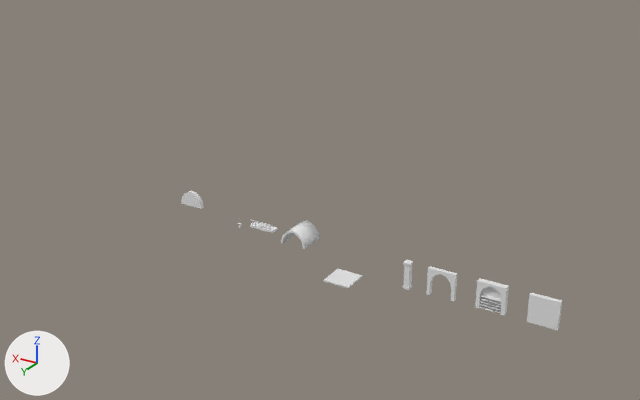
An edit to the Blender file art_src/kit/kit_walls.blend, drawn before and after from the same camera.
Camera for both pictures: a 50 mm camera at (-23.9, 98.1, 59.0) aimed at (45.3, -17.3, 1.4). The axes (+X, +Y, +Z) are drawn at lower left. The lights are the same throughout. The first picture is the older version. Objects named as collision shapes, trigger or cutter boxes, shadow casters or lower levels of detail are left out.

Before the edit, the objects in view are built like this:
```python
me_post_pier__body_col = bpy.data.meshes.new('post_pier__body-col')
me_post_pier__body_col.from_pydata(...)  # a box spanning x -0.48..0.48, y -0.48..0.48, z 0.0..0.3; a box spanning x -0.4..0.4, y -0.4..0.4, z 0.3..3.7; a box spanning x -0.5..0.5, y -0.5..0.5, z 3.7..4.0
me_post_pier__body_col.materials.append(mat_arch_stone)  # white #e7e7e7
me_vault_bay_4m__body_col = bpy.data.meshes.new('vault_bay_4m__body-col')
me_vault_bay_4m__body_col.from_pydata(...)  # 84 vertices, 82 faces; spans x 0.0..4.0, y 0.0..4.0, z 4.0..6.37
me_vault_bay_4m__body_col.materials.append(mat_vault_plaster)  # white #e7e7e7
me_wall_shelfbay_4m__body_col_001 = bpy.data.meshes.new('wall_shelfbay_4m__body-col.001')
me_wall_shelfbay_4m__body_col_001.from_pydata(...)  # 50 vertices, 29 faces; spans x 0.0..4.0, y -0.55..0.3, z 0.0..4.0
# faces by material slot: [6, 4, 19]
me_wall_shelfbay_4m__body_col_001.materials.append(mat_brick)  # white #e7e7e7
me_wall_shelfbay_4m__body_col_001.materials.append(mat_tile)  # white #e7e7e7
me_wall_shelfbay_4m__body_col_001.materials.append(mat_wood)  # white #e7e7e7
ob_post_pier__body_col = bpy.data.objects.new('post_pier__body-col', me_post_pier__body_col)
ob_post_pier__body_col.parent = ob_m_post_pier
ob_post_pier__body_col.location = (0.0, 0.0, 0.0)
ob_vault_bay_4m__body_col = bpy.data.objects.new('vault_bay_4m__body-col', me_vault_bay_4m__body_col)
ob_vault_bay_4m__body_col.parent = ob_m_vault_bay_4m
ob_vault_bay_4m__body_col.location = (0.0, 0.0, 0.0)
ob_wall_shelfbay_4m__body_col = bpy.data.objects.new('wall_shelfbay_4m__body-col', me_wall_shelfbay_4m__body_col_001)
ob_wall_shelfbay_4m__body_col.parent = ob_m_wall_shelfbay_4m
ob_wall_shelfbay_4m__body_col.location = (0.0, 0.0, 0.0)
# also in view: 'wall_plain_4m__body-col' at (2.0, 0.0, 2.0)
```
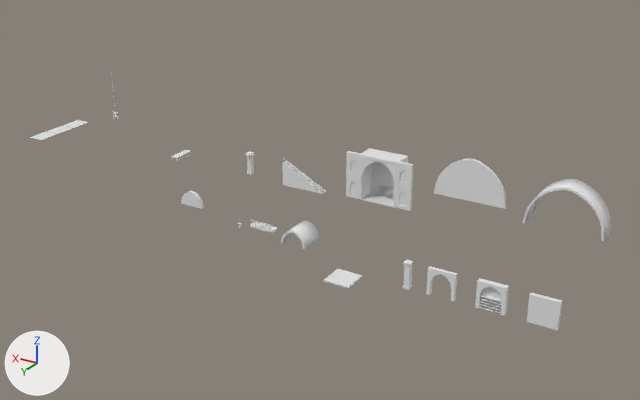
Boxes [x1, y1, x2, y2] around the edits, measured in the pictures (640 x 400 px):
'wall_iwan_12m__body-col', added
    after: [346, 148, 413, 211]
'wall_gable_12m__body-col', added
    after: [434, 158, 506, 209]
'vault_hall_12m__body-col', added
    after: [522, 179, 611, 241]
'stair_gallery_8m__steps', added
    after: [282, 161, 326, 194]
'rug_runner__rugs', added
    after: [30, 120, 88, 140]
'wall_iwan_12m__frame', added
    after: [359, 155, 398, 208]
'wall_iwan_12m__floor-col', added
    after: [362, 193, 394, 207]
'wall_iwan_12m__shelves', added
    after: [377, 185, 394, 199]
'post_pier_corbel__body-col', added
    after: [246, 151, 254, 175]
'table_reading__body-col', added
    after: [171, 150, 191, 161]
'stair_gallery_8m__rail-col', added
    after: [283, 158, 322, 188]

What changed in the scene script:
```text
Add me_rug_runner__rugs:
    me_rug_runner__rugs.from_pydata([(-1.59, -6.68, 0.01), (1.59, -6.68, 0.01), (1.59, -2.31, 0.01), (-1.59, -2.31, 0.01), (-1.59, -2.19, 0.01), (1.59, -2.19, 0.01), (1.59, 2.19, 0.01), (-1.59, 2.19, 0.01), (-1.59, 2.31, 0.01), (1.59, 2.31, 0.01), (1.59, 6.68, 0.01), (-1.59, 6.68, 0.01)], [], [(0, 1, 2, 3), (4, 5, 6, 7), (8, 9, 10, 11)])
    me_rug_runner__rugs.materials.append(mat_rug)  # white #e7e7e7
Add ob_rug_runner__rugs:
    ob_rug_runner__rugs = bpy.data.objects.new('rug_runner__rugs', me_rug_runner__rugs)
    ob_rug_runner__rugs.parent = ob_m_rug_runner
    ob_rug_runner__rugs.location = (0.0, 0.0, 0.0)
Add ob_m_rug_runner:
    ob_m_rug_runner = bpy.data.objects.new('M_rug_runner', None)
    ob_m_rug_runner.location = (112.0, -24.0, 0.0)
Add ob_table_reading__body_col:
    ob_table_reading__body_col = bpy.data.objects.new('table_reading__body-col', me_table_reading__body_col)  # a box spanning x -0.7..0.7, y -2.2..2.2, z 0.72..0.78; a box spanning x -0.63..-0.53, y -2.1..-2.0, z 0.0..0.72; a box spanning x -0.63..-0.53, y 2.0..2.1, z 0.0..0.72; a box spanning x -0.61..-0.55, y -2.0..2.0, z 0.12..0.2; a box spanning x 0.53..0.63, y -2.1..-2.0, z 0.0..0.72; a box spanning x 0.53..0.63, y 2.0..2.1, z 0.0..0.72; a box spanning x 0.55..0.61, y -2.0..2.0, z 0.12..0.2; a box spanning x -0.55..0.55, y -0.03..0.03, z 0.12..0.2; in mat_wood (white #e7e7e7)
    ob_table_reading__body_col.parent = ob_m_table_reading
    ob_table_reading__body_col.location = (0.0, 0.0, 0.0)
Add ob_m_table_reading:
    ob_m_table_reading = bpy.data.objects.new('M_table_reading', None)
    ob_m_table_reading.location = (80.0, -24.0, 0.0)
Add ob_post_pier_corbel__body_col:
    ob_post_pier_corbel__body_col = bpy.data.objects.new('post_pier_corbel__body-col', me_post_pier__body_col.copy())  # the mesh of ob_post_pier__body_col
    ob_post_pier_corbel__body_col.parent = ob_m_post_pier_corbel
    ob_post_pier_corbel__body_col.location = (0.0, 0.0, 0.0)
Add ob_m_post_pier_corbel:
    ob_m_post_pier_corbel = bpy.data.objects.new('M_post_pier_corbel', None)
    ob_m_post_pier_corbel.location = (64.0, -24.0, 0.0)
Add ob_stair_gallery_8m__rail_col:
    ob_stair_gallery_8m__rail_col = bpy.data.objects.new('stair_gallery_8m__rail-col', me_stair_gallery_8m__rail_col)  # 88 vertices, 66 faces; spans x 0.0..8.0, y 1.48..1.58, z 0.21..5.09; in mat_wood (white #e7e7e7)
    ob_stair_gallery_8m__rail_col.parent = ob_m_stair_gallery_8m
    ob_stair_gallery_8m__rail_col.location = (0.0, 0.0, 0.0)
Add ob_m_stair_gallery_8m:
    ob_m_stair_gallery_8m = bpy.data.objects.new('M_stair_gallery_8m', None)
    ob_m_stair_gallery_8m.location = (48.0, -24.0, 0.0)
Add ob_stair_gallery_8m__steps:
    ob_stair_gallery_8m__steps = bpy.data.objects.new('stair_gallery_8m__steps', me_stair_gallery_8m__steps)  # 160 vertices, 120 faces; spans x 0.0..8.0, y 0.3..1.6, z 0.0..4.15; in mat_arch_stone (white #e7e7e7)
    ob_stair_gallery_8m__steps.parent = ob_m_stair_gallery_8m
    ob_stair_gallery_8m__steps.location = (0.0, 0.0, 0.0)
Add ob_wall_iwan_12m__shelves:
    ob_wall_iwan_12m__shelves = bpy.data.objects.new('wall_iwan_12m__shelves', me_wall_iwan_12m__shelves)  # a box spanning x 4.52..7.48, y -3.0..-2.53, z 0.12..0.17; a box spanning x 4.52..7.48, y -3.0..-2.53, z 0.54..0.59; a box spanning x 4.52..7.48, y -3.0..-2.53, z 0.96..1.01; a box spanning x 4.52..7.48, y -3.0..-2.53, z 1.38..1.43; a box spanning x 4.52..7.48, y -3.0..-2.53, z 1.8..1.85; a box spanning x 4.44..4.52, y -3.0..-2.53, z 0.0..1.9; a box spanning x 7.48..7.56, y -3.0..-2.53, z 0.0..1.9; in mat_wood (white #e7e7e7)
    ob_wall_iwan_12m__shelves.parent = ob_m_wall_iwan_12m
    ob_wall_iwan_12m__shelves.location = (0.0, 0.0, 0.0)
Add ob_m_wall_iwan_12m:
    ob_m_wall_iwan_12m = bpy.data.objects.new('M_wall_iwan_12m', None)
    ob_m_wall_iwan_12m.location = (32.0, -24.0, 0.0)
Add ob_wall_iwan_12m__floor_col:
    ob_wall_iwan_12m__floor_col = bpy.data.objects.new('wall_iwan_12m__floor-col', me_wall_iwan_12m__floor_col)  # a box spanning x 3.0..9.0, y -3.0..0.0, z -0.2..0.0; in mat_floor_stone (white #e7e7e7)
    ob_wall_iwan_12m__floor_col.parent = ob_m_wall_iwan_12m
    ob_wall_iwan_12m__floor_col.location = (0.0, 0.0, 0.0)
Add ob_wall_iwan_12m__frame:
    ob_wall_iwan_12m__frame = bpy.data.objects.new('wall_iwan_12m__frame', me_wall_iwan_12m__frame)  # a box spanning x 2.5..2.9, y 0.3..0.36, z 0.0..7.95; a box spanning x 9.1..9.5, y 0.3..0.36, z 0.0..7.95; a box spanning x 2.9..9.1, y 0.3..0.36, z 7.55..7.95; in mat_mosaic (white #e7e7e7)
    ob_wall_iwan_12m__frame.parent = ob_m_wall_iwan_12m
    ob_wall_iwan_12m__frame.location = (0.0, 0.0, 0.0)
Add ob_wall_iwan_12m__body_col:
    ob_wall_iwan_12m__body_col = bpy.data.objects.new('wall_iwan_12m__body-col', me_wall_iwan_12m__body_col_001)  # 225 vertices, 121 faces; spans x 0.0..12.0, y -3.3..0.3, z 0.0..8.0; in mat_brick (white #e7e7e7), mat_tile (white #e7e7e7)
    ob_wall_iwan_12m__body_col.parent = ob_m_wall_iwan_12m
    ob_wall_iwan_12m__body_col.location = (0.0, 0.0, 0.0)
Add ob_wall_gable_12m__body_col:
    ob_wall_gable_12m__body_col = bpy.data.objects.new('wall_gable_12m__body-col', me_wall_gable_12m__body_col)  # 66 vertices, 35 faces; spans x 0.0..12.0, y -0.3..0.3, z 4.0..10.89; in mat_brick (white #e7e7e7)
    ob_wall_gable_12m__body_col.parent = ob_m_wall_gable_12m
    ob_wall_gable_12m__body_col.location = (0.0, 0.0, 0.0)
Add ob_m_wall_gable_12m:
    ob_m_wall_gable_12m = bpy.data.objects.new('M_wall_gable_12m', None)
    ob_m_wall_gable_12m.location = (16.0, -24.0, 0.0)
Add ob_vault_hall_12m__body_col:
    ob_vault_hall_12m__body_col = bpy.data.objects.new('vault_hall_12m__body-col', me_vault_hall_12m__body_col)  # 132 vertices, 130 faces; spans x 0.0..12.0, y 0.0..4.0, z 4.0..10.89; in mat_vault_plaster (white #e7e7e7), mat_tile (white #e7e7e7)
    ob_vault_hall_12m__body_col.parent = ob_m_vault_hall_12m
    ob_vault_hall_12m__body_col.location = (0.0, 0.0, 0.0)
Add ob_m_vault_hall_12m:
    ob_m_vault_hall_12m = bpy.data.objects.new('M_vault_hall_12m', None)
    ob_m_vault_hall_12m.location = (0.0, -24.0, 0.0)
```
